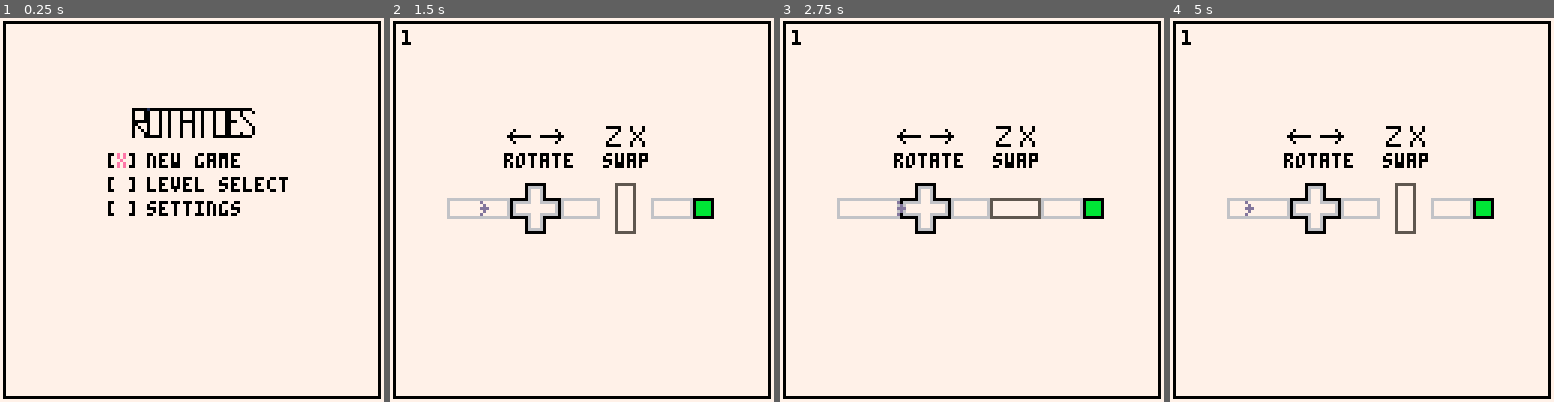
Above: before the commit, frames 1-4 (left to right).
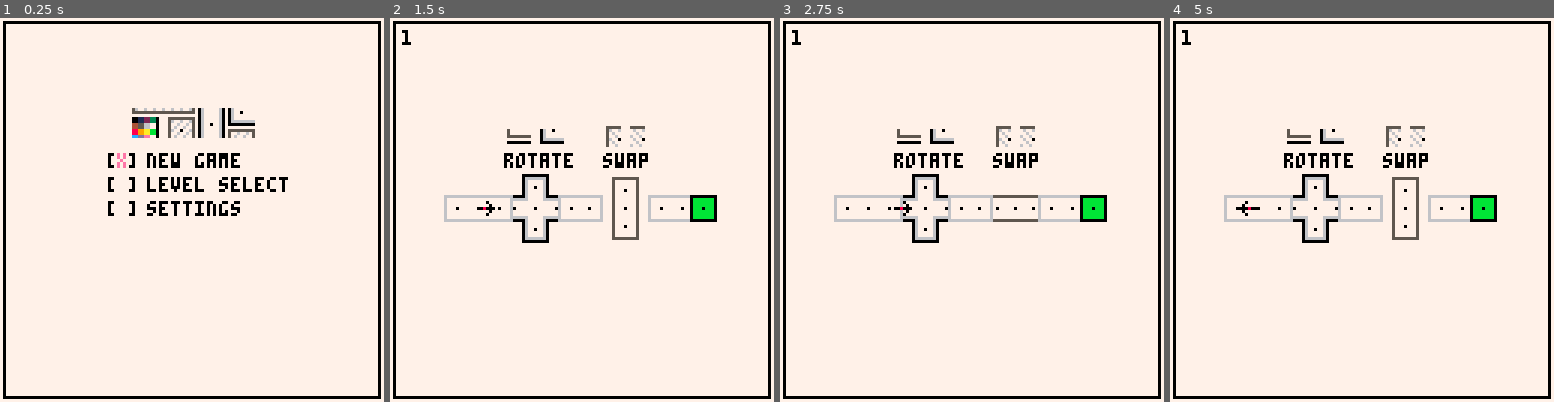
Above: after the commit, the same moments.

Repository: kreludan/rotatoes
Game: PICO-8 cartridge rotatoes.p8
Two runs of this game, one before a commit and one after it. Both use one fixed random seed, a clock stepped at 60 frames per second and the inputs below.
Inputs:
- Up to frame 1 (0.25 s): no input
- Up to frame 2 (1.5 s): tap X (X key) at 0.33, 1.07 s; tap O (Z key) at 0.7 s
- Up to frame 3 (2.75 s): hold Right 1.6-2.1 s; tap O (Z key) at 1.7, 2.1, 2.5 s; tap X (X key) at 1.85 s; hold Up 2.15-2.42 s; hold Right from 2.47 s (still down)
- Up to frame 4 (5 s): tap O (Z key) every 0.4 s from 2.9 to 4.9 s; tap X (X key) at 2.97, 4.08 s; release Right at 3.03 s; hold Left 3.08-3.58 s; hold Down 3.63-3.97 s; hold Right 4.02-4.68 s; hold Up from 4.73 s (still down)

The runs differ from the first frame. In frame 1, 1.6% of the frame differs, in the area x 34-67%, y 23-32%; in frame 2, 4.4%, in the area x 14-86%, y 28-59%; in frame 3, 4.1%; in frame 4, 4.4%.

Commit message:
All tiles ported over

Diff:
--- a/rotatoes.p8
+++ b/rotatoes.p8
@@ -546,34 +546,36 @@
 -->8
 --tile_creation
 rotator_blueprint_strings = {
-  l1 = "0,0:6,11|7,5:11,11-3,8-3,3|3,8|8,8-8,0-8,17-nil",
-  l2 = "0,5:4,11|5,0:11,11-8,8-3,8|8,8|8,3-20,0-20,17-nil",
-  l3 = "0,0:4,6|5,0:11,11-3,8-3,3|3,8|8,8-32,0-32,17-nil",
-  l4 = "0,0:6,11|7,0:11,6-3,3-3,8|3,3|8,3-44,0-44,17-nil",
-  vert = "0,0:6,16-3,8-3,3|3,8|3,13-56,0-56,17-nil",
-  horiz = "0,0:16,6-8,3-3,3|8,3|13,3-63,0-63,17-nil",
-  plus = "0,5:4,11|5,0:11,16|12,5:16,11-8,8-3,8|8,3|8,8|8,13|13,8-80,0-80,17-nil"
+  l1 = "0,0:8,15|9,7:15,15-4,11-4,4|4,11|11,11-32,10-32,27-32,44",
+  l2 = "0,0:8,15|9,0:15,8-4,4-4,11|4,4|11,4-49,10-49,27-49,44",
+  l3 = "0,0:6,8|7,0:15,15-11,4-4,4|11,4|11,11-66,10-66,27-66,44",
+  l4 = "0,7:6,15|7,0:15,15-11,11-4,11|11,11|11,4-83,10-83,27-83,44",
+  plus = "0,7:6,15|7,0:15,22|16,7:22,15-11,11-4,11|11,4|11,11|11,18|18,11-100,10-100,34-100,58",
+  horiz = "0,0:20,8-10,4-4,4|10,4|16,4-0,10-0,20-0,30",
+  vert = "0,0:8,20-4,10-4,4|4,10|4,16-22,10-22,32-12,40"
 }
 
 static_tile_blueprint_strings = {
-  corrend_left = "0,0:6,6-3,3-3,3-97,0-nil-nil-nil",
-  corrend_right = "0,0:6,6-3,3-3,3-121,0-nil-nil-nil",
-  corrend_up = "0,0:6,6-3,3-3,3-97,16-nil-nil-nil",
-  corrend_down = "0,0:6,6-3,3-3,3-105,16-nil-nil-nil",
-  corr_horiz = "0,0:6,6-3,3-3,3-105,0-nil-nil-nil",
-  corr_vert = "0,0:6,6-3,3-3,3-113,0-nil-nil-nil",
-  corr_turn_upleft = "0,0:6,6-3,3-3,3-97,8-nil-nil-nil",
-  corr_turn_upright = "0,0:6,6-3,3-3,3-121,8-nil-nil-nil",
-  corr_turn_downleft = "0,0:6,6-3,3-3,3-105,8-nil-nil-nil",
-  corr_turn_downright = "0,0:6,6-3,3-3,3-113,8-nil-nil-nil",
-  corr_singleton = "0,0:6,6-3,3-3,3-97,24-nil-nil-nil",
+  corr_singleton = "0,0:8,8-4,4-4,4-0,0-nil-nil",
+  corrend_left = "0,0:8,8-4,4-4,4-10,0-nil-nil",
+  corrend_up = "0,0:8,8-4,4-4,4-20,0-nil-nil",
+  corrend_right = "0,0:8,8-4,4-4,4-30,0-nil-nil",
+  corrend_down = "0,0:8,8-4,4-4,4-40,0-nil-nil",
+  corr_turn_downleft = "0,0:8,8-4,4-4,4-50,0-nil-nil",
+  corr_turn_upleft = "0,0:8,8-4,4-4,4-60,0-nil-nil",
+  corr_turn_upright = "0,0:8,8-4,4-4,4-70,0-nil-nil",
+  corr_turn_downright = "0,0:8,8-4,4-4,4-80,0-nil-nil",
+  corr_horiz = "0,0:8,8-4,4-4,4-90,0-nil-nil",
+  corr_vert = "0,0:8,8-4,4-4,4-100,0-nil-nil"
 }
 
 character_blueprint_strings = {
-  enemy_basic = "0,0|0,2|0,4|1,1:1,3|2,2-1,2-nil-0,3-nil-nil-nil",
-  player = "0,0|0,2|0,4|1,1:1,3|2,2-1,2-nil-0,8-nil-nil-nil",
-  goal = "0,0:6,6-3,3-3,3-113,16-nil-nil-nil",
-  deathtile = "0,0:6,6-3,3-3,3-121,16-nil-nil-nil"
+  goal = "0,0:8,8-4,4-4,4-110,0-nil-nil",
+  deathtile = "0,0:8,8-4,4-4,4-119,0-nil-nil",
+  player = "0,2:5,2|3,0|4,1|4,3|3,4-2,2-nil-0,123-nil-nil",
+  enemy_basic = "0,2:3,2|1,0|2,1|2,3|1,4-2,2-nil-7,123-nil-nil",
+  tilelocker_enemy = "0,2:3,2|2,0|3,1|3,3|2,4-1,2-nil-12,123-nil-nil",
+  stopstart_enemy = "0,0:0,4|1,2:3,2|2,1|2,3-1,2-nil-17,123-nil-nil"
 }
 
 function create_tile_blueprint_from_name(tile_name, blueprint_string_set)
@@ -650,7 +652,6 @@
   elseif character_blueprint_strings[tile_type] != nil then
     return {character_blueprint_strings, characters_to_draw}
   else
-    print("buh")
     return {rotator_blueprint_strings, rotators_to_draw}
   end
 end
@@ -988,7 +989,6 @@
     "1-goal,104,63|player,48,63-plus,48,63|vert,78,63-corrend_left,22,63|corr_horiz,29,63|corrend_right,36,63|corrend_left,60,63|corrend_right,66,63|corrend_left,90,63|corrend_right,97,63|corrend_right,104,63-right,0|left,1",
     "2-deathtile,76,70|deathtile,76,32|deathtile,57,89|goal,95,51|player,31,70-vert,57,70|l2,76,51-corrend_left,31,70|c …(661 unchanged characters)…
     "4-goal,83,28|enemy_basic,40,47|player,40,85-horiz,45,85|plus,59,47|horiz,83,47-corrend_down,45,73|corr_turn_upleft …(229 unchanged characters)…
-    "1-goal,104,63|player,48,63-plus,48,63|vert,78,63-corrend_left,22,63|corr_horiz,29,63|corrend_right,36,63|corrend_left,60,63|corrend_right,66,63|corrend_left,90,63|corrend_right,97,63|corrend_right,104,63-right,0|right,1",
     {level_num = 11,
      character_blueprint = {
          {"goal", 104, 63 },
--- a/src/2.tile_creation.lua
+++ b/src/2.tile_creation.lua
@@ -1,32 +1,34 @@
 rotator_blueprint_strings = {
-  l1 = "0,0:6,11|7,5:11,11-3,8-3,3|3,8|8,8-8,0-8,17-nil",
-  l2 = "0,5:4,11|5,0:11,11-8,8-3,8|8,8|8,3-20,0-20,17-nil",
-  l3 = "0,0:4,6|5,0:11,11-3,8-3,3|3,8|8,8-32,0-32,17-nil",
-  l4 = "0,0:6,11|7,0:11,6-3,3-3,8|3,3|8,3-44,0-44,17-nil",
-  vert = "0,0:6,16-3,8-3,3|3,8|3,13-56,0-56,17-nil",
-  horiz = "0,0:16,6-8,3-3,3|8,3|13,3-63,0-63,17-nil",
-  plus = "0,5:4,11|5,0:11,16|12,5:16,11-8,8-3,8|8,3|8,8|8,13|13,8-80,0-80,17-nil"
+  l1 = "0,0:8,15|9,7:15,15-4,11-4,4|4,11|11,11-32,10-32,27-32,44",
+  l2 = "0,0:8,15|9,0:15,8-4,4-4,11|4,4|11,4-49,10-49,27-49,44",
+  l3 = "0,0:6,8|7,0:15,15-11,4-4,4|11,4|11,11-66,10-66,27-66,44",
+  l4 = "0,7:6,15|7,0:15,15-11,11-4,11|11,11|11,4-83,10-83,27-83,44",
+  plus = "0,7:6,15|7,0:15,22|16,7:22,15-11,11-4,11|11,4|11,11|11,18|18,11-100,10-100,34-100,58",
+  horiz = "0,0:20,8-10,4-4,4|10,4|16,4-0,10-0,20-0,30",
+  vert = "0,0:8,20-4,10-4,4|4,10|4,16-22,10-22,32-12,40"
 }
 
 static_tile_blueprint_strings = {
-  corrend_left = "0,0:6,6-3,3-3,3-97,0-nil-nil-nil",
-  corrend_right = "0,0:6,6-3,3-3,3-121,0-nil-nil-nil",
-  corrend_up = "0,0:6,6-3,3-3,3-97,16-nil-nil-nil",
-  corrend_down = "0,0:6,6-3,3-3,3-105,16-nil-nil-nil",
-  corr_horiz = "0,0:6,6-3,3-3,3-105,0-nil-nil-nil",
-  corr_vert = "0,0:6,6-3,3-3,3-113,0-nil-nil-nil",
-  corr_turn_upleft = "0,0:6,6-3,3-3,3-97,8-nil-nil-nil",
-  corr_turn_upright = "0,0:6,6-3,3-3,3-121,8-nil-nil-nil",
-  corr_turn_downleft = "0,0:6,6-3,3-3,3-105,8-nil-nil-nil",
-  corr_turn_downright = "0,0:6,6-3,3-3,3-113,8-nil-nil-nil",
-  corr_singleton = "0,0:6,6-3,3-3,3-97,24-nil-nil-nil",
+  corr_singleton = "0,0:8,8-4,4-4,4-0,0-nil-nil",
+  corrend_left = "0,0:8,8-4,4-4,4-10,0-nil-nil",
+  corrend_up = "0,0:8,8-4,4-4,4-20,0-nil-nil",
+  corrend_right = "0,0:8,8-4,4-4,4-30,0-nil-nil",
+  corrend_down = "0,0:8,8-4,4-4,4-40,0-nil-nil",
+  corr_turn_downleft = "0,0:8,8-4,4-4,4-50,0-nil-nil",
+  corr_turn_upleft = "0,0:8,8-4,4-4,4-60,0-nil-nil",
+  corr_turn_upright = "0,0:8,8-4,4-4,4-70,0-nil-nil",
+  corr_turn_downright = "0,0:8,8-4,4-4,4-80,0-nil-nil",
+  corr_horiz = "0,0:8,8-4,4-4,4-90,0-nil-nil",
+  corr_vert = "0,0:8,8-4,4-4,4-100,0-nil-nil"
 }
 
 character_blueprint_strings = {
-  enemy_basic = "0,0|0,2|0,4|1,1:1,3|2,2-1,2-nil-0,3-nil-nil-nil",
-  player = "0,0|0,2|0,4|1,1:1,3|2,2-1,2-nil-0,8-nil-nil-nil",
-  goal = "0,0:6,6-3,3-3,3-113,16-nil-nil-nil",
-  deathtile = "0,0:6,6-3,3-3,3-121,16-nil-nil-nil"
+  goal = "0,0:8,8-4,4-4,4-110,0-nil-nil",
+  deathtile = "0,0:8,8-4,4-4,4-119,0-nil-nil",
+  player = "0,2:5,2|3,0|4,1|4,3|3,4-2,2-nil-0,123-nil-nil",
+  enemy_basic = "0,2:3,2|1,0|2,1|2,3|1,4-2,2-nil-7,123-nil-nil",
+  tilelocker_enemy = "0,2:3,2|2,0|3,1|3,3|2,4-1,2-nil-12,123-nil-nil",
+  stopstart_enemy = "0,0:0,4|1,2:3,2|2,1|2,3-1,2-nil-17,123-nil-nil"
 }
 
 function create_tile_blueprint_from_name(tile_name, blueprint_string_set)
@@ -103,7 +105,6 @@
   elseif character_blueprint_strings[tile_type] != nil then
     return {character_blueprint_strings, characters_to_draw}
   else
-    print("buh")
     return {rotator_blueprint_strings, rotators_to_draw}
   end
 end
--- a/src/4.levels.lua
+++ b/src/4.levels.lua
@@ -22,7 +22,6 @@
     "1-goal,104,63|player,48,63-plus,48,63|vert,78,63-corrend_left,22,63|corr_horiz,29,63|corrend_right,36,63|corrend_left,60,63|corrend_right,66,63|corrend_left,90,63|corrend_right,97,63|corrend_right,104,63-right,0|left,1",
     "2-deathtile,76,70|deathtile,76,32|deathtile,57,89|goal,95,51|player,31,70-vert,57,70|l2,76,51-corrend_left,31,70|c …(661 unchanged characters)…
     "4-goal,83,28|enemy_basic,40,47|player,40,85-horiz,45,85|plus,59,47|horiz,83,47-corrend_down,45,73|corr_turn_upleft …(229 unchanged characters)…
-    "1-goal,104,63|player,48,63-plus,48,63|vert,78,63-corrend_left,22,63|corr_horiz,29,63|corrend_right,36,63|corrend_left,60,63|corrend_right,66,63|corrend_left,90,63|corrend_right,97,63|corrend_right,104,63-right,0|right,1",
     {level_num = 11,
      character_blueprint = {
          {"goal", 104, 63 },
Not shown, changed: 101 lines of the sprite sheet (__gfx__) section of rotatoes.p8
Not shown, changed: src/img/tileset.png
